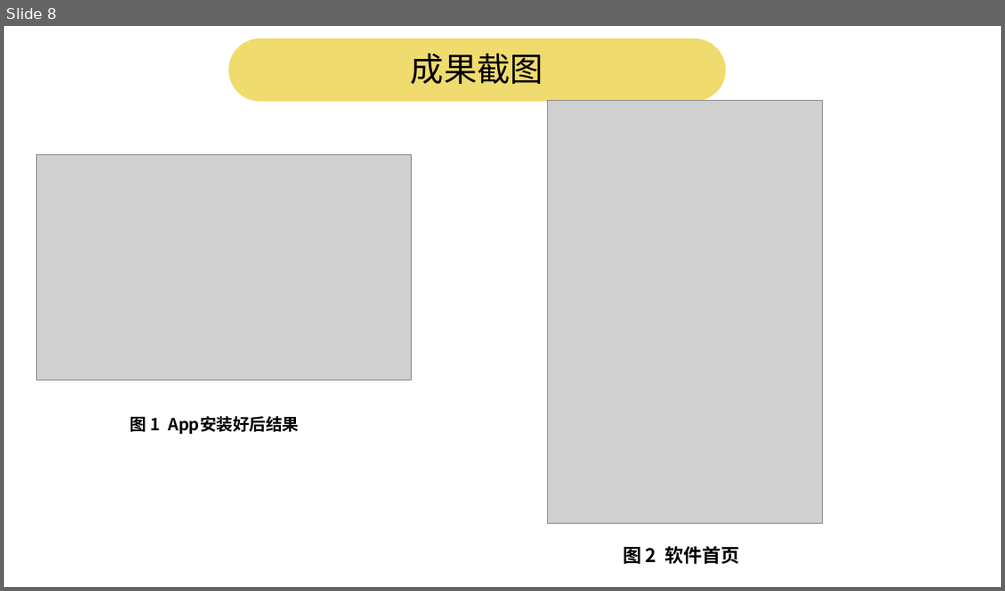
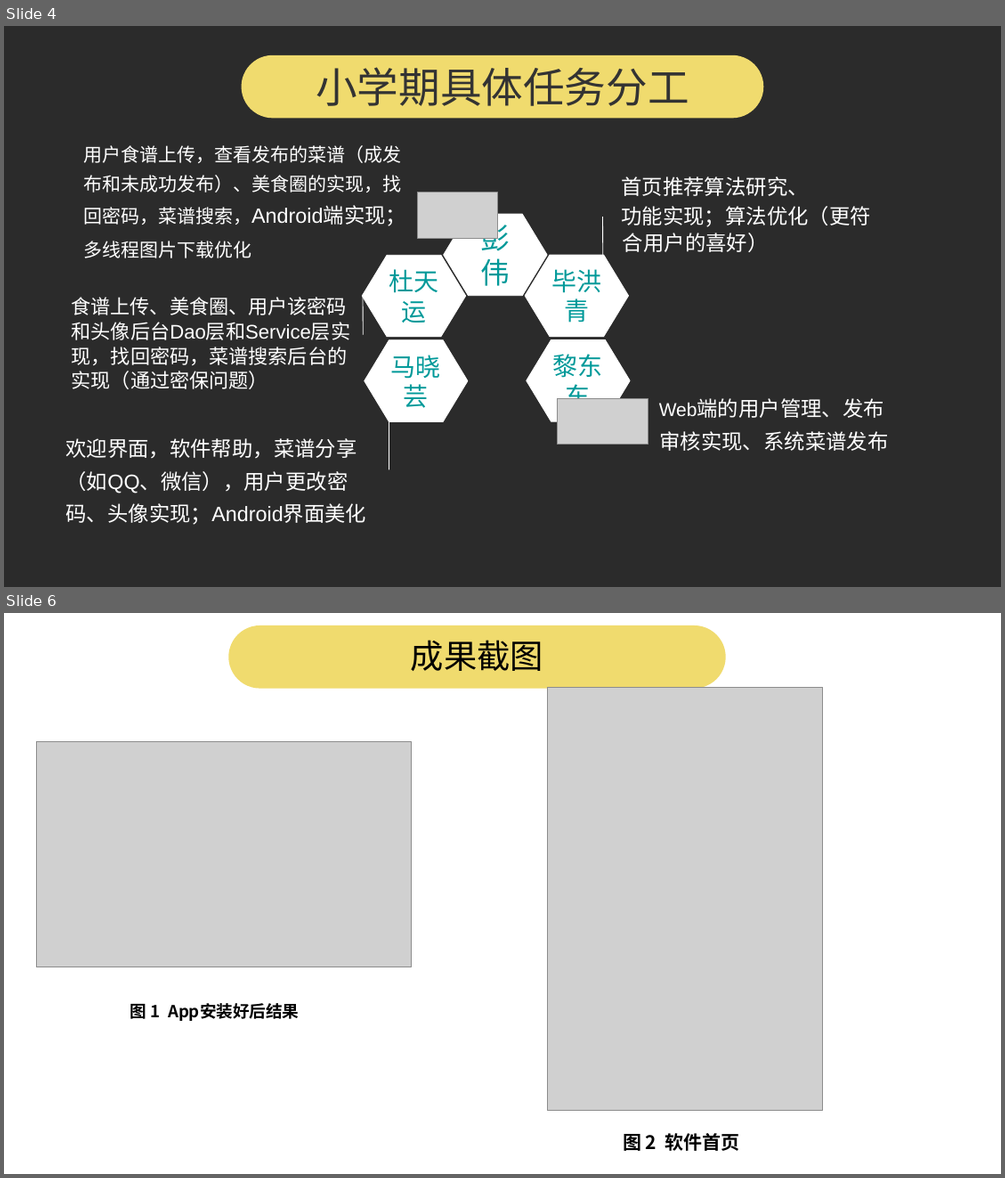
Before and after one commit to pwalan/Food_of_World, a slide deck: 小学期/面向领域实践2成果汇报.ppt. Shown one above the other, each under a label of ours: slide 8 before the commit, slides 4 and 6 after it; the slides between them are not shown. The pictures are 1005x591 and 1005x1178 pixels, drawn with LibreOffice and Linux fonts; fonts in the diff are those of the drawing; grey boxes stand for pictures; background and template pictures are left out; a plain dark background stands for a picture behind light text. Boxes give left, top, right and bottom in pixels: in the first picture for what was removed or moved away, otherwise in the second. Text is boxed around its words. In the diff, an @@ line names an element or a change of style, - is before the commit and + after.

```diff
--- a/小学期/面向领域实践2成果汇报.ppt
+++ b/小学期/面向领域实践2成果汇报.ppt
@@ slide 4 added at box(4, 26, 1001, 587), background picture (left out) @@
@@ rounded rectangle added at box(241, 55, 763, 118), fill #F0DB6E @@
@@ text added at box(316, 67, 689, 106), 40 pt, text #333333 @@
+小学期具体任务分工
@@ text added at box(83, 145, 406, 258), 18 pt, text #FFFFFF @@
+用户食谱上传，查看发布的菜谱（成发布和未成功发布）、美食圈的实现，找回密码，菜谱搜索，Android端实现；
+多线程图片下载优化
@@ text added at box(622, 176, 871, 252), 20 pt, text #FFFFFF @@
+首页推荐算法研究、
+功能实现；算法优化（更符合用户的喜好）
@@ picture added at box(417, 192, 497, 238) @@
@@ hexagon added at box(444, 214, 547, 295), fill #FFFFFF, outline #FFFFFF 0.74 pt, 28 pt, text #009999 @@
+彭伟
@@ line added from (603, 257) to (603, 216), #FFFFFF 0.74 pt @@
@@ hexagon added at box(362, 255, 466, 336), fill #FFFFFF, outline #FFFFFF 0.74 pt, 24 pt, text #009999 @@
+杜天运
@@ hexagon added at box(525, 255, 629, 336), fill #FFFFFF, outline #FFFFFF 0.74 pt, 24 pt, text #009999 @@
+毕洪青
@@ text added at box(71, 297, 350, 389), 19 pt, text #FFFFFF @@
+食谱上传、美食圈、用户该密码和头像后台Dao层和Service层实现，找回密码，菜谱搜索后台的实现（通过密保问题）
@@ line added from (363, 335) to (363, 294), #FFFFFF 0.74 pt @@
@@ hexagon added at box(364, 340, 468, 421), fill #FFFFFF, outline #FFFFFF 0.74 pt, 24 pt, text #009999 @@
+马晓芸
@@ hexagon added at box(526, 340, 631, 421), fill #FFFFFF, outline #FFFFFF 0.74 pt, 24 pt, text #009999 @@
+黎东东
@@ picture added at box(557, 398, 647, 443) @@
@@ text added at box(659, 398, 888, 451), 20 pt, text #FFFFFF @@
+Web端的用户管理、发布审核实现、系统菜谱发布
@@ line added from (388, 469) to (388, 410), #FFFFFF 0.74 pt @@
@@ text added at box(65, 438, 367, 524), 20 pt, text #FFFFFF @@
+欢迎界面，软件帮助，菜谱分享（如QQ、微信），用户更改密码、头像实现；Android界面美化
@@ what was slide 8 is now slide 6 @@
```
Also in this commit, not shown: 1 slide changed, 7 slides removed, 2 other files.
